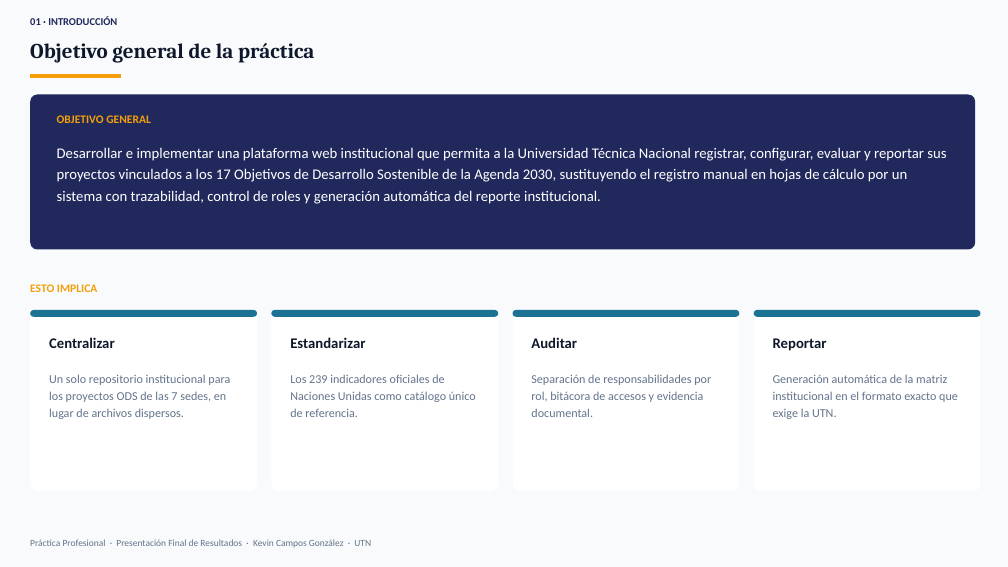
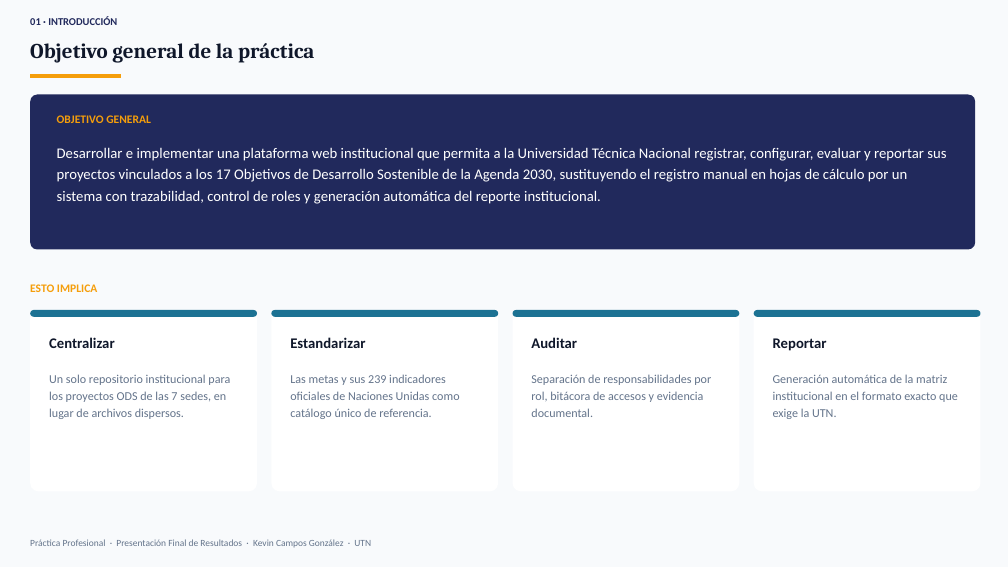
Before and after one commit to Mravenec/odsProject, a slide deck: slide 3 of BitacorasFirmadasPractica/ExposicionFinal/Resultado/PracticaProfesional_PresentacionFinal_KevinCampos.pptx. Drawn at 1008x567 pixels with LibreOffice and Linux fonts; fonts in the diff are those of the drawing. Boxes give left, top, right and bottom in pixels: in the first picture for what was removed or moved away, otherwise in the second. Text is boxed around its words. In the diff, an @@ line names an element or a change of style, - is before the commit and + after.

Commit message:
docs: informe y presentación final de práctica profesional

```diff
--- a/BitacorasFirmadasPractica/ExposicionFinal/Resultado/PracticaProfesional_PresentacionFinal_KevinCampos.pptx
+++ b/BitacorasFirmadasPractica/ExposicionFinal/Resultado/PracticaProfesional_PresentacionFinal_KevinCampos.pptx
@@ text at box(290, 374, 459, 419): text changed @@
-Los 239 indicadores oficiales de Naciones Unidas como catálogo único de referencia.
+Las metas y sus 239 indicadores oficiales de Naciones Unidas como catálogo único de referencia.
```
Also in this commit, not shown: 2 other files.
